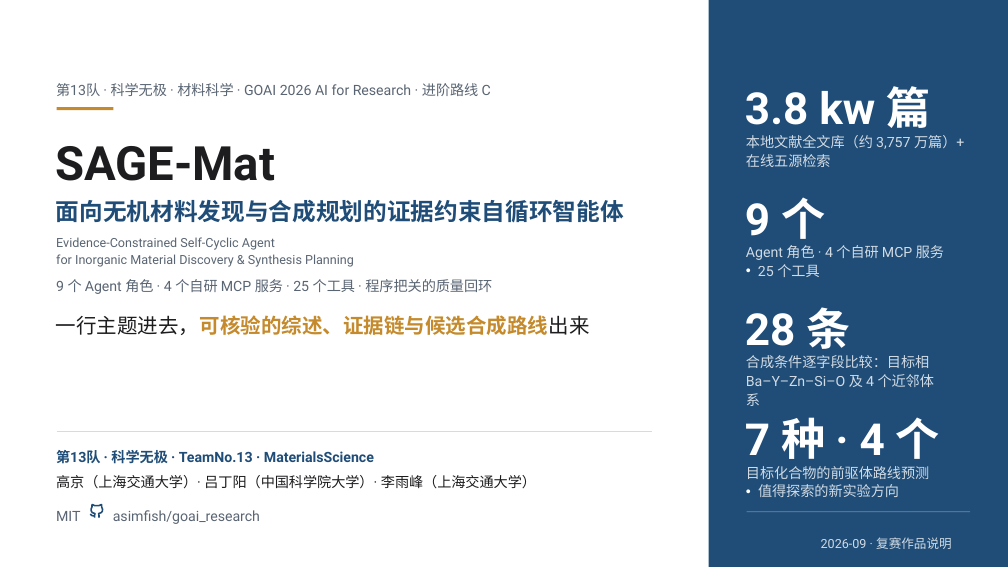
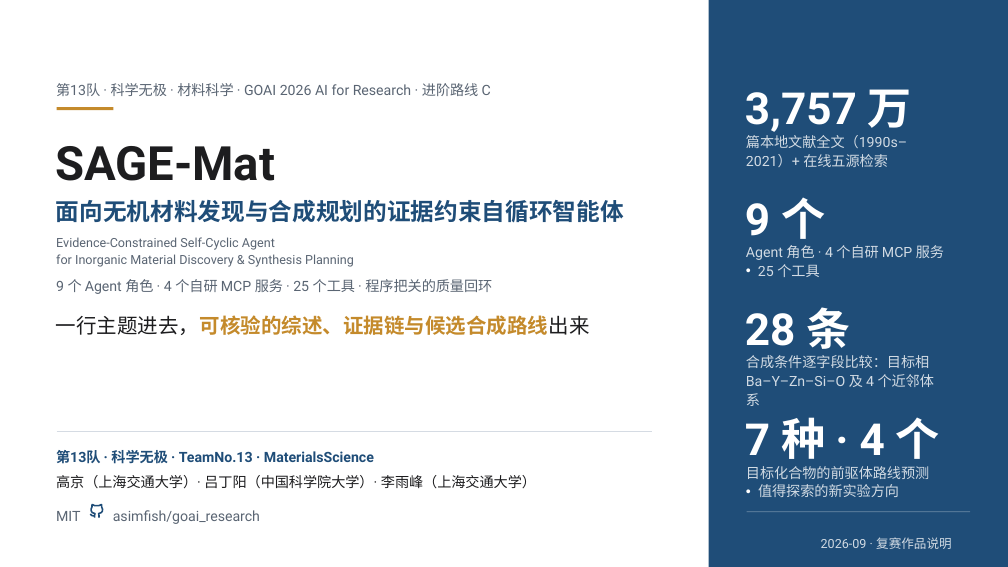
Before and after one commit to asimfish/goai_research, a slide deck: slide 1 of submission/方案说明PPT/SAGE-Mat_复赛方案说明.pptx. Drawn at 1008x567 pixels with LibreOffice and Linux fonts; fonts in the diff are those of the drawing. Boxes give left, top, right and bottom in pixels: in the first picture for what was removed or moved away, otherwise in the second. Text is boxed around its words. In the diff, an @@ line names an element or a change of style, - is before the commit and + after.

```diff
--- a/submission/方案说明PPT/SAGE-Mat_复赛方案说明.pptx
+++ b/submission/方案说明PPT/SAGE-Mat_复赛方案说明.pptx
@@ text at [745,89,912,136]: text changed @@
-3.8 kw 篇
+3,757 万
@@ text at [746,135,907,167]: text changed @@
-本地文献全文库（约 3,757 万篇）+ 在线五源检索
+篇本地文献全文（1990s–2021）+ 在线五源检索
```
Also in this commit, not shown: 4 other slides changed, 3 slides added, 3 slides removed, 22 other files.
